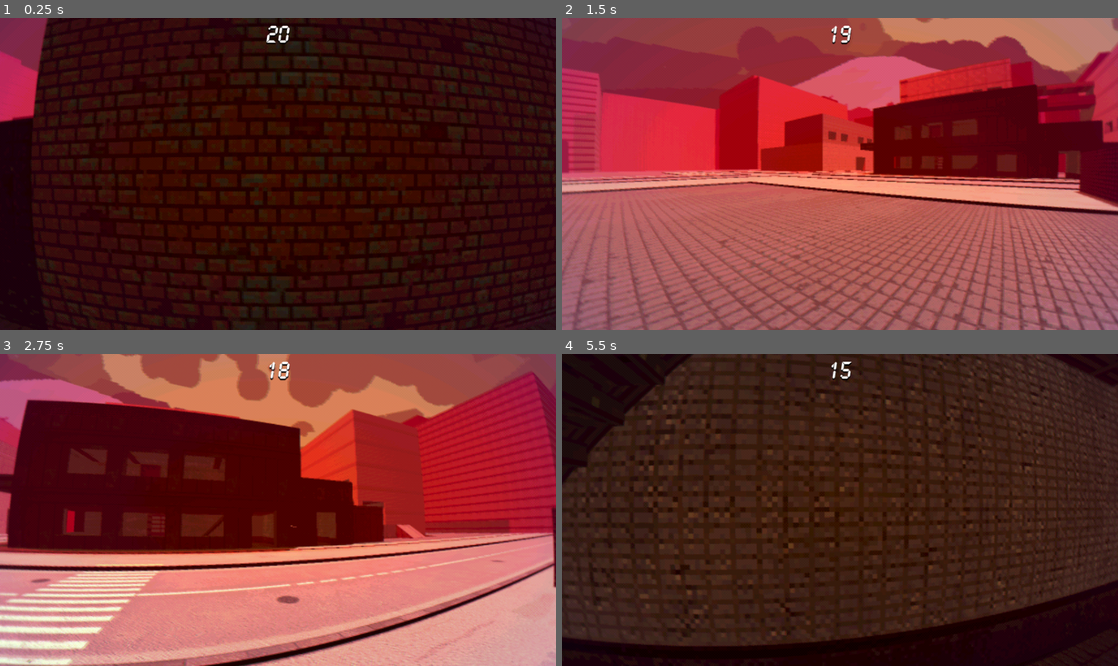
Above: before the commit, frames 1-4 (two rows, left to right).
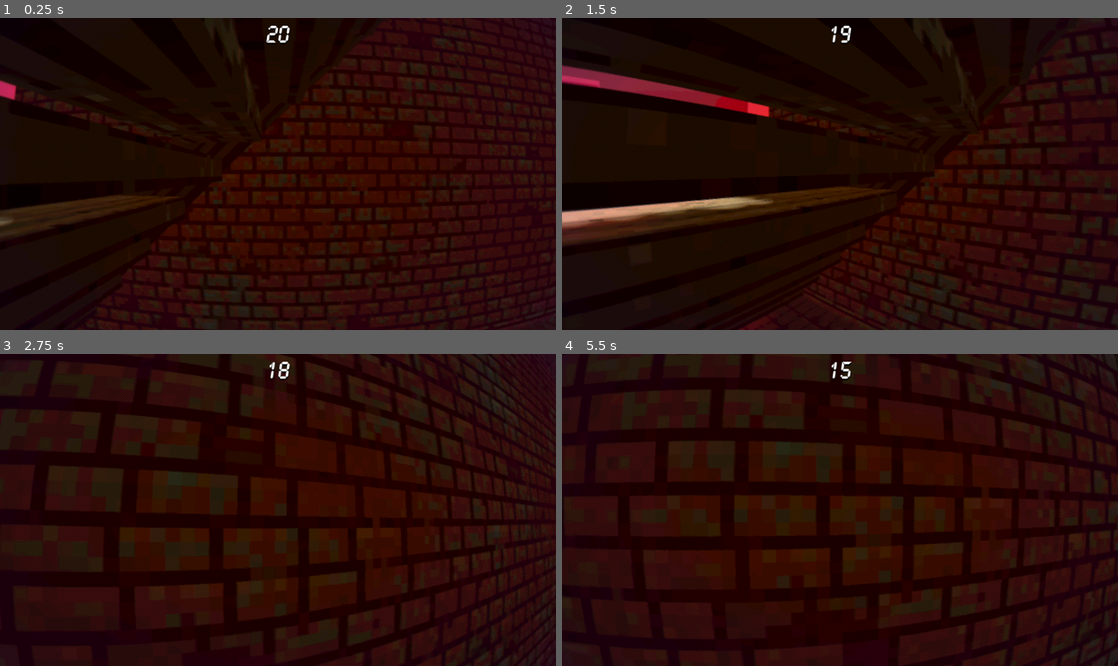
Above: after the commit, the same moments.

Repository: GuyUnger/very-violent-game
Game: Godot game, scene res://stages/level_design.tscn
Same seed, same stepped clock (60 frames per second), same inputs: the game is played once before the commit and once after it.
Inputs (mouse positions are in pixels of both pictures, inside the frame that each line leads up to):
- Up to frame 1 (0.25 s): no input
- Up to frame 2 (1.5 s): tap Enter at 0.5 s; move the mouse to (962, 158) at 0.52 s; hold D (right) 0.53-1.28 s; hold Alt (free_look) 0.53-1.28 s; click (962, 158) at 0.67 s; tap Space (jump) at 0.77 s; move the mouse to (812, 174) at 1.27 s; hold W (forward) from 1.28 s (still down); click (812, 174) at 1.35 s
- Up to frame 3 (2.75 s): keep holding W (forward); tap Space (jump) at 1.52 s; move the mouse to (289, 503) at 2.02 s; tap G (throw) at 2.1 s
- Up to frame 4 (5.5 s): keep holding W (forward); move the mouse to (834, 516) at 2.77 s; tap Tab (toggle_view) at 2.85 s; click (834, 516) at 2.92 s; tap Space (jump) at 3.02, 3.77, 4.52 s; move the mouse to (878, 513) at 3.52 s; hold Ctrl 3.53-4.28 s; move the mouse to (795, 506) at 4.27 s; tap X at 4.35 s; move the mouse to (845, 510) at 5.02 s; tap Z at 5.1 s; click (845, 510) at 5.17 s

The runs differ from the first frame. In frame 1, 24% of the frame differs, in the area x 0-100%, y 0-100%; in frame 2, 97%; in frame 3, 91%; in frame 4, 48%.

Commit message:
Some props added for testing

Diff:
--- a/boomer-shooter/stages/tokyo.tscn
+++ b/boomer-shooter/stages/tokyo.tscn
@@ -28,7 +28,19 @@
 [ext_resource type="Material" uid="uid://cxt335jdda36f" path="res://content/environment/materials/surface_20.tres" id="23_ifw73"]
 [ext_resource type="PackedScene" uid="uid://dv3alq8obmgsb" path="res://game/projectiles/fireball.tscn" id="27_3c822"]
 [ext_resource type="PackedScene" uid="uid://bbk7tjem838g0" path="res://game/props/stairs.tscn" id="28_7xjh6"]
+[ext_resource type="PackedScene" uid="uid://bhwigbhxgn45k" path="res://game/props/pole.tscn" id="29_a6tfy"]
 [ext_resource type="PackedScene" uid="uid://c1lda3esnwkcq" path="res://game/props/stairs_short.tscn" id="29_qo4k2"]
+[ext_resource type="PackedScene" uid="uid://csfp8t30e7u6m" path="res://game/props/plane_crash.tscn" id="30_43vej"]
+[ext_resource type="PackedScene" uid="uid://c464glcbycu8f" path="res://game/props/barrel.tscn" id="30_316br"]
+[ext_resource type="PackedScene" uid="uid://ba7a7b7hxx0p0" path="res://game/props/box.tscn" id="31_wha0p"]
+[ext_resource type="PackedScene" uid="uid://c7by6vbb060yn" path="res://game/props/awning.tscn" id="33_yn2a4"]
+[ext_resource type="PackedScene" uid="uid://djy0m2q1rxf4m" path="res://game/props/stairs_medium.tscn" id="34_d03ru"]
+[ext_resource type="PackedScene" uid="uid://c32xofphq7in5" path="res://game/props/platform.tscn" id="35_ud70m"]
+[ext_resource type="PackedScene" uid="uid://3xpj0l2cqkiq" path="res://game/props/conditioner.tscn" id="36_ud70m"]
+[ext_resource type="PackedScene" uid="uid://cvkxvvl5qllmb" path="res://game/props/doorway.tscn" id="38_yibng"]
+[ext_resource type="PackedScene" uid="uid://cqeao6wkv6xen" path="res://game/props/window_deco.tscn" id="39_nhte8"]
+[ext_resource type="PackedScene" uid="uid://cgw3r72e1dnxp" path="res://game/props/car_1.tscn" id="40_tjdsr"]
+[ext_resource type="PackedScene" uid="uid://ddgjm2qbdejwa" path="res://game/props/car_2.tscn" id="41_aodlu"]
 
 [sub_resource type="ArrayMesh" id="ArrayMesh_wojob"]
 _surfaces = [{
@@ -1162,6 +1174,72 @@
 
 [node name="Props" type="Node3D" parent="."]
 
+[node name="PlaneCrash" parent="Props" instance=ExtResource("30_43vej")]
+transform = Transform3D(0.88271, -0.0137399, -0.469717, 0.0458108, 0.997327, 0.0569162, 0.46768, -0.0717587, 0.88098, -4, 7, 51)
+
+[node name="Pole" parent="Props" instance=ExtResource("29_a6tfy")]
+transform = Transform3D(1, 0, 0, 0, 1, 0, 0, 0, 1, 39, 8, 12)
+
+[node name="Barrel" parent="Props" instance=ExtResource("30_316br")]
+transform = Transform3D(1, 0, 0, 0, 1, 0, 0, 0, 1, 31, 9, 32)
+
+[node name="Barrel2" parent="Props" instance=ExtResource("30_316br")]
+transform = Transform3D(1, 0, 0, 0, 1, 0, 0, 0, 1, 32, 9, 33)
+
+[node name="Barrel3" parent="Props" instance=ExtResource("30_316br")]
+transform = Transform3D(-4.37114e-08, -1, 0, 1, -4.37114e-08, 0, 0, 0, 1, 30.2075, 9, 33.2177)
+
+[node name="Box" parent="Props" instance=ExtResource("31_wha0p")]
+transform = Transform3D(1, 0, 0, 0, 1, 0, 0, 0, 1, 52.352, 8.80005, 13.9566)
+
+[node name="Box2" parent="Props" instance=ExtResource("31_wha0p")]
+transform = Transform3D(-4.37114e-08, 1, 0, -1, -4.37114e-08, 0, 0, 0, 1, 53.703, 8.80005, 13.3129)
+
+[node name="Conditioner" parent="Props" instance=ExtResource("36_ud70m")]
+transform = Transform3D(-1, 0, -8.74228e-08, 0, 1, 0, 8.74228e-08, 0, -1, 30.0604, 12.0839, 36.488)
+
+[node name="Awning" parent="Props" instance=ExtResource("33_yn2a4")]
+transform = Transform3D(-4.37114e-08, 0, -1, 0, 1, 0, 1, 0, -4.37114e-08, 54.0311, 15.616, 18.6558)
+
+[node name="Awning2" parent="Props" instance=ExtResource("33_yn2a4")]
+transform = Transform3D(-4.37114e-08, 0, -1, 0, 1, 0, 1, 0, -4.37114e-08, 54.0311, 15.616, 26.5859)
+
+[node name="Awning3" parent="Props" instance=ExtResource("33_yn2a4")]
+transform = Transform3D(-4.37114e-08, 0, -1, 0, 1, 0, 1, 0, -4.37114e-08, 53.9599, 15.6758, 22.715)
+
+[node name="WindowDeco" parent="Props" instance=ExtResource("39_nhte8")]
+transform = Transform3D(-4.37114e-08, 0, 1, 0, 1, 0, -1, 0, -4.37114e-08, 65.8579, 12.8235, 59.1121)
+
+[node name="WindowDeco2" parent="Props" instance=ExtResource("39_nhte8")]
+transform = Transform3D(-4.37114e-08, 0, 1, 0, 1, 0, -1, 0, -4.37114e-08, 65.8354, 12.7944, 62.0662)
+
+[node name="WindowDeco3" parent="Props" instance=ExtResource("39_nhte8")]
+transform = Transform3D(-4.37114e-08, 0, 1, 0, 1, 0, -1, 0, -4.37114e-08, 65.8354, 12.7944, 64.7106)
+
+[node name="Car1" parent="Props" instance=ExtResource("40_tjdsr")]
+transform = Transform3D(0.962744, 0, -0.270416, 0, 1, 0, 0.270416, 0, 0.962744, 50.0187, 8.1318, 12.7343)
+
+[node name="Car2" parent="Props" instance=ExtResource("41_aodlu")]
+transform = Transform3D(-0.556339, 0, -0.830955, 0, 1, 0, 0.830955, 0, -0.556339, 63.3297, 8.0132, 65.9867)
+
+[node name="Doorway" parent="Props" instance=ExtResource("38_yibng")]
+transform = Transform3D(-4.37114e-08, 0, 1, 0, 1, 0, -1, 0, -4.37114e-08, 55.4628, 8.075, 37.004)
+
+[node name="Conditioner2" parent="Props" instance=ExtResource("36_ud70m")]
+transform = Transform3D(1, 0, 0, 0, 1, 0, 0, 0, 1, 67.7844, 11.2828, 67.4204)
+
+[node name="Conditioner3" parent="Props" instance=ExtResource("36_ud70m")]
+transform = Transform3D(1, 0, 0, 0, 1, 0, 0, 0, 1, 71.6435, 12.9466, 67.4204)
+
+[node name="Conditioner4" parent="Props" instance=ExtResource("36_ud70m")]
+transform = Transform3D(1, 0, 0, 0, 1, 0, 0, 0, 1, 76.4189, 12.1837, 67.4204)
+
+[node name="Barrel4" parent="Props" instance=ExtResource("30_316br")]
+transform = Transform3D(1, 0, 0, 0, 1, 0, 0, 0, 1, 64.8417, 8.74199, 61.7786)
+
+[node name="Barrel5" parent="Props" instance=ExtResource("30_316br")]
+transform = Transform3D(1, 0, 0, 0, 1, 0, 0, 0, 1, 64.2915, 8.74199, 60.494)
+
 [node name="Stairs" type="Node3D" parent="."]
 
 [node name="Stairs2" parent="Stairs" instance=ExtResource("28_7xjh6")]
@@ -1169,3 +1247,9 @@
 
 [node name="StairsShort" parent="Stairs" instance=ExtResource("29_qo4k2")]
 transform = Transform3D(-1, 0, 8.74228e-08, 0, 1, 0, -8.74228e-08, 0, -1, 61, 8, 26)
+
+[node name="StairsMedium" parent="Stairs" instance=ExtResource("34_d03ru")]
+transform = Transform3D(-1, 0, 8.74228e-08, 0, 1, 0, -8.74228e-08, 0, -1, 26.8189, 7.95046, 37.3615)
+
+[node name="Platform" parent="Stairs" instance=ExtResource("35_ud70m")]
+transform = Transform3D(1, 0, 0, 0, 1, 0, 0, 0, 1, 26.7902, 13.794, 46.2563)
Not shown: 1 places in boomer-shooter/stages/tokyo.tscn that only renumber resources
